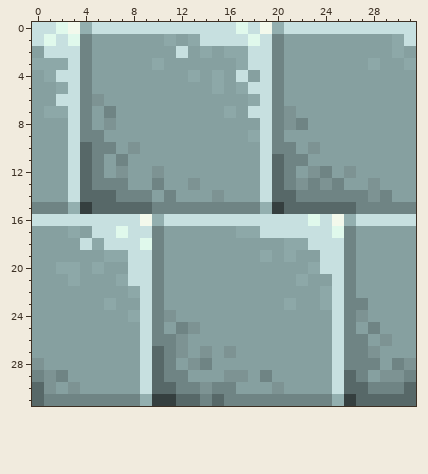
Two versions of one pixel-art sprite, Res/Stone.png. The first picture shows the starting point.
The file is 32x32 pixels. Colours within 5 levels of each other are drawn and written as one.
And afterwards:
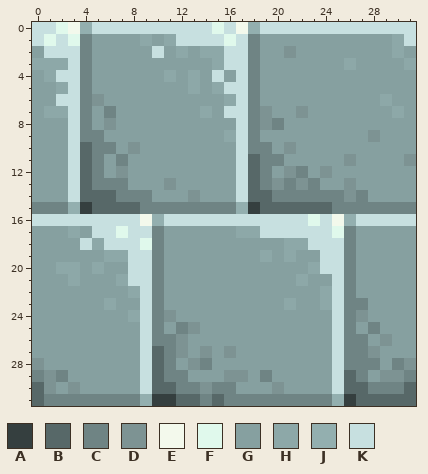
Palette (. is transparent): A #353f3f  B #576868  C #6f8484  D #7d9393  E #f3f9ec  F #e0f9ec  G #86a0a0  H #8da8a8  J #93afaf  K #c7e0e0
Change:
y 0: x 15 K -> F; x 17..20 FKEJ -> EJKK
y 1: x 9 G -> H; x 12..13 GH -> KK; x 16 K -> F; x 18..20 FKC -> CGG
y 2: x 10 G -> K; x 12 K -> H; x 15..21 GHHKKCG -> HKKCGGD
y 3: x 10 H -> G; x 15..20 GGHKKC -> HKKCGG; x 26 G -> H; x 28 H -> G
y 4: x 11 G -> H; x 15 H -> K; x 18..20 GKC -> CGG
y 5: x 13 G -> H; x 16..20 GHKKC -> KKCGG
y 6: x 16..20 GGHKC -> HKCGG; x 29 G -> H
y 7: x 14 G -> H; x 16..22 HGKKCDG -> KKCDGGD; x 30 G -> H
y 8: x 17..19 GGK -> KCD; x 21..22 DC -> GG
y 9: x 16..20 GGHKC -> HKCGG; x 28 G -> D
y 10: x 17..21 GGKCC -> KCCGD; x 23 D -> G
y 11: x 17..22 GGKBCC -> KBCCGG; x 26 G -> D; x 31 G -> D
y 12: x 10 D -> G; x 17..24 GGKBCGDC -> KBCGDCGD; x 26 D -> G
y 13: x 10..11 CG -> GD; x 13 D -> G; x 17..20 GGKB -> KBCD; x 24..26 DCG -> GGD; x 28 D -> G
y 14: x 11 C -> G; x 13 G -> D; x 15 D -> G; x 17..21 GGKBB -> KBBCC; x 26 C -> D; x 28..29 DC -> GG
y 15: x 9 B -> C; x 17..20 CCJA -> JABB; x 25..26 BB -> CC
Boxes around the changes in both pictures, in picture pixels (x1, y1, x2, y2):
changed: (140, 22, 416, 214)
